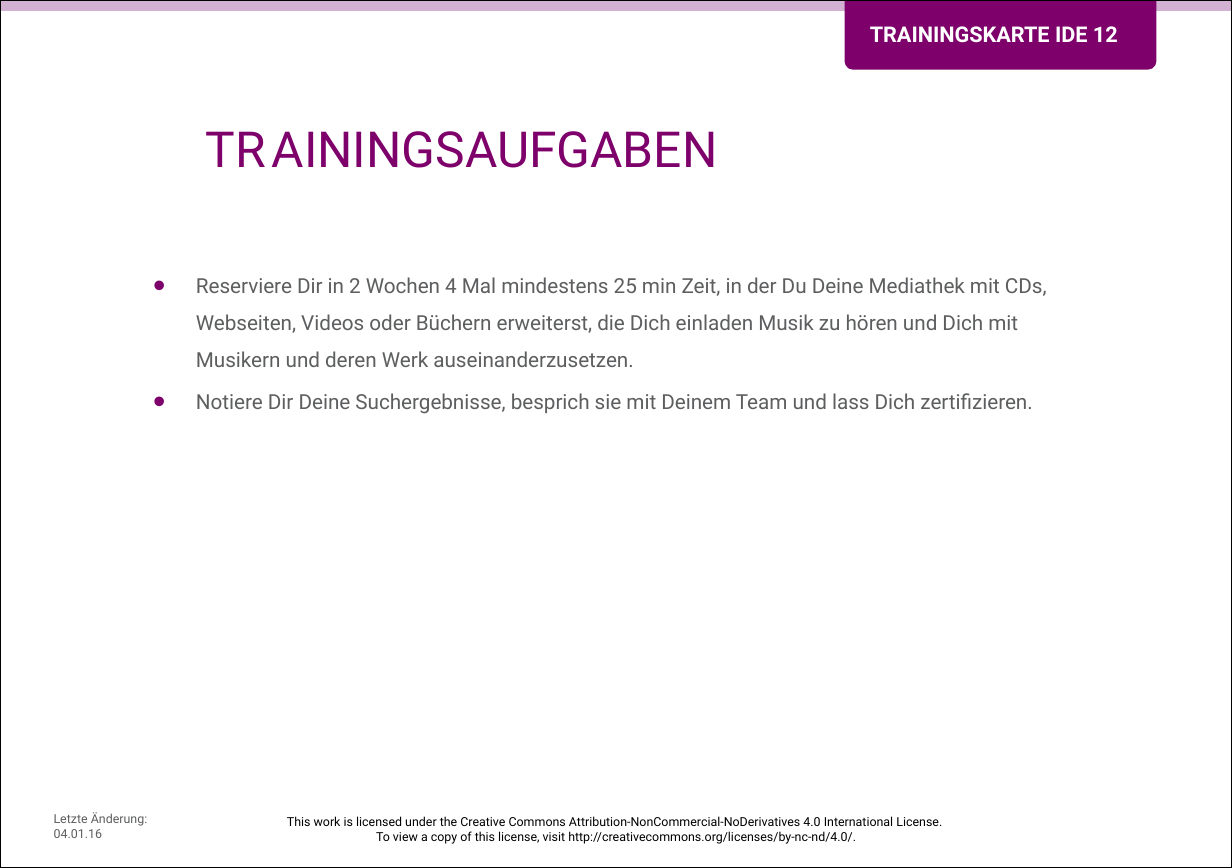
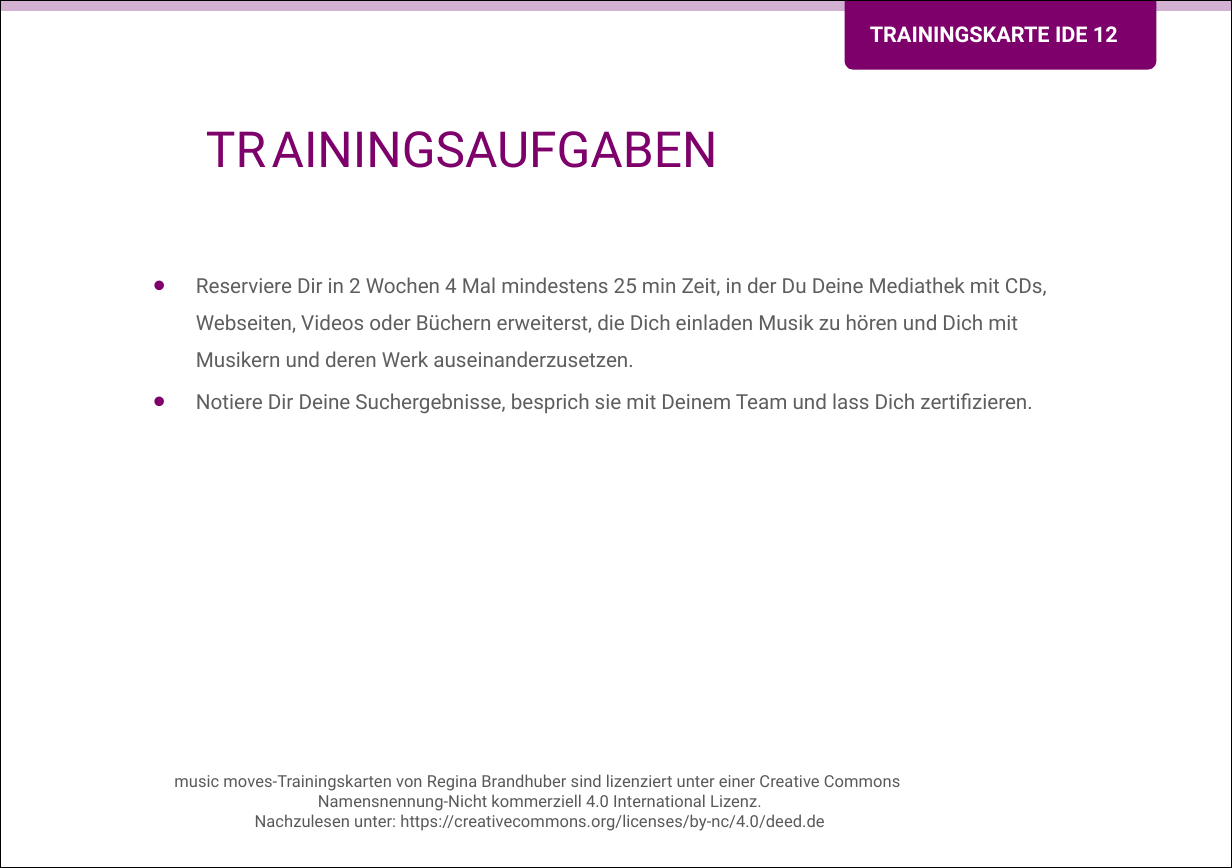
Before and after one commit to Teamtool/training-materials, a slide deck: slide 2 of training-cards/music moves/Ideas (IDE)/ger/apprentice/ger_IDE_12_Flasche_voll_MM_A.pptx. Drawn at 1232x868 pixels with LibreOffice and Linux fonts; fonts in the diff are those of the drawing; background and template pictures are left out. Boxes give left, top, right and bottom in pixels: in the first picture for what was removed or moved away, otherwise in the second. Text is boxed around its words. In the diff, an @@ line names an element or a change of style, - is before the commit and + after.

Commit message:
IDE 12 neue Lizenzen eingepflegt

```diff
--- a/training-cards/music moves/Ideas (IDE)/ger/apprentice/ger_IDE_12_Flasche_voll_MM_A.pptx
+++ b/training-cards/music moves/Ideas (IDE)/ger/apprentice/ger_IDE_12_Flasche_voll_MM_A.pptx
@@ text at [174,774,901,831]: text changed; size 6 to 8 pt; text colour #000000 to #595959 @@
-This work is licensed under the Creative Commons Attribution-NonCommercial-NoDerivatives 4.0 International License.
-To view a copy of this license, visit http://creativecommons.org/licenses/by-nc-nd/4.0/.
+music moves-Trainingskarten von Regina Brandhuber sind lizenziert unter einer Creative Commons
+Namensnennung-Nicht kommerziell 4.0 International Lizenz.
+Nachzulesen unter: https://creativecommons.org/licenses/by-nc/4.0/deed.de
@@ text removed at [54,812,147,838] @@
-Letzte Änderung: 04.01.16
```
Also in this commit, not shown: 1 other file.
